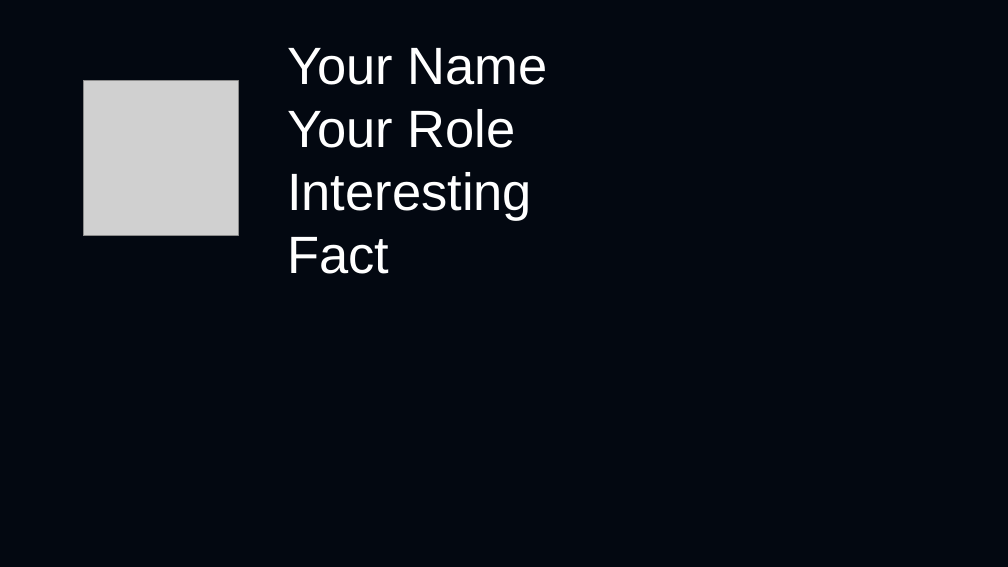
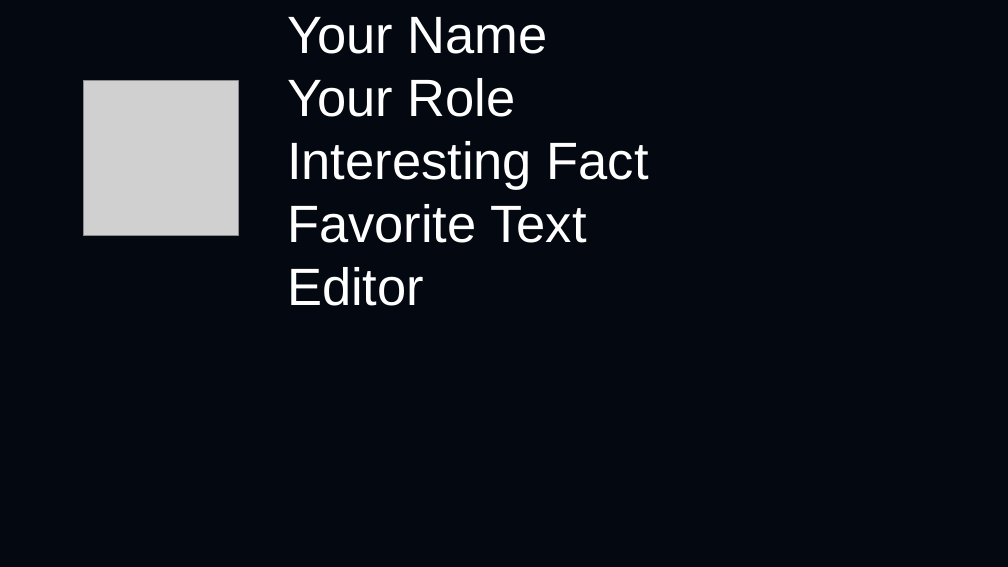
Before and after one commit to DheerajJoshi/azure-workshop-training, a slide deck: slide 2 of Slides/Azure and Terraform Workshop - Chapter 1.pptx. Drawn at 1008x567 pixels with LibreOffice and Linux fonts; fonts in the diff are those of the drawing; grey boxes stand for pictures; background and template pictures are left out. Boxes give left, top, right and bottom in pixels: in the first picture for what was removed or moved away, otherwise in the second. Text is boxed around its words. In the diff, an @@ line names an element or a change of style, - is before the commit and + after.

```diff
--- a/Slides/Azure and Terraform Workshop - Chapter 1.pptx
+++ b/Slides/Azure and Terraform Workshop - Chapter 1.pptx
@@ text "Your Name": place and size @@
-text "Your Name" at (287,48,548,274)
+text "Your Name" at (287,17,649,306)
@@ text at (287,204,586,306): paragraph added @@
+Favorite Text Editor
```
Also in this commit, not shown: 5 other files.
